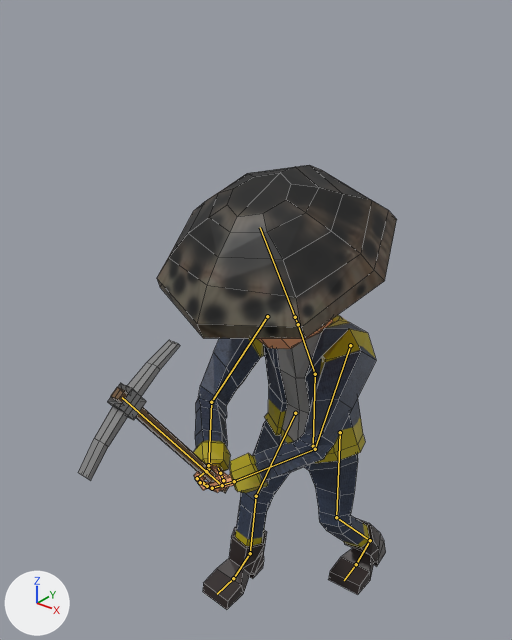
The Blender file Map/Assets/Models/Yamato_civil/yamato_civil_pick.blend as it was, and as the next commit left it.
Camera for both pictures: a 50 mm lens placed at (1.44, -2.21, 2.57), pointed at (-0.07, -0.33, 1.41). Every picture has the same lights, and +X, +Y and +Z are marked at lower left. Both versions are drawn at frame 20 of the action 'YamatoCivilPick_Mining'; the numbers are the values there. The bones that bend it are drawn over the model as lines. Mesh edges are drawn as thin lines.

Names of what the first picture shows: 'Yamato'.
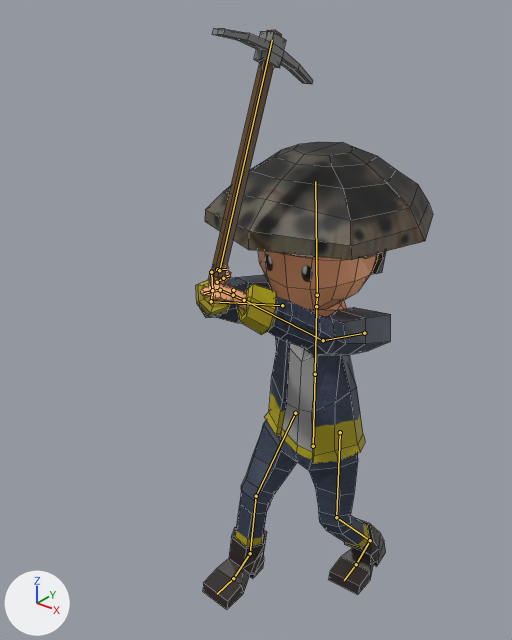
Diff of the bpy script that builds the scene:
```diff
--- a/Map/Assets/Models/Yamato_civil/yamato_civil_pick.blend.py
+++ b/Map/Assets/Models/Yamato_civil/yamato_civil_pick.blend.py
@@ bone_pecho @@
 bone_pecho = bpy.data.objects['Armature'].pose.bones['pecho']  # child of 'abdomen'
-bone_pecho.rotation_quaternion = (0.979, -0.199, 0.002, -0.037)  # degrees (-23, -1, -4)
+bone_pecho.rotation_quaternion = (1.0, 0.0, 0.0, 0.0)  # degrees (0, 0, 0)
@@ bone_brazo_l @@
 bone_brazo_l = bpy.data.objects['Armature'].pose.bones['brazo_L']  # child of 'pecho'
-bone_brazo_l.rotation_quaternion = (0.759, -0.287, -0.204, -0.548)  # degrees (-16, -39, -66)
+bone_brazo_l.rotation_quaternion = (0.514, -0.26, -0.3, -0.76)  # degrees (15, -45, -118)
@@ bone_brazo_r @@
 bone_brazo_r = bpy.data.objects['Armature'].pose.bones['brazo_R']  # child of 'pecho'
-bone_brazo_r.rotation_quaternion = (0.765, -0.293, 0.188, 0.542)  # degrees (-18, 37, 65)
+bone_brazo_r.rotation_quaternion = (0.517, -0.262, 0.287, 0.763)  # degrees (14, 44, 117)
@@ bone_pick @@
 bone_pick = bpy.data.objects['Armature'].pose.bones['Pick']
-bone_pick.location = (-4.45, 4.5, -0.77)
-bone_pick.rotation_quaternion = (0.889, -0.458, 0.0, 0.001)  # degrees (-55, 0, 0)
+bone_pick.location = (-4.45, 4.35, -6.98)
+bone_pick.rotation_quaternion = (0.558, -0.83, 0.001, 0.001)  # degrees (-112, 0, 0)
```

Boxes [x1, y1, x2, y2] around the edits, measured in the pictures (512 x 640 px):
'Yamato', posed (26% narrower, 31% taller)
    before: [78, 165, 397, 610]
    after: [196, 28, 433, 610]
bone 'pecho', root to tip
    before: (315, 374) to (298, 324)
    after: (315, 374) to (316, 306)
bone 'brazo_L', root to tip
    before: (350, 345) to (315, 449)
    after: (364, 333) to (323, 340)
bone 'brazo_R', root to tip
    before: (267, 316) to (211, 402)
    after: (282, 305) to (211, 301)
bone 'Pick', root to tip
    before: (222, 485) to (122, 397)
    after: (219, 270) to (272, 40)
